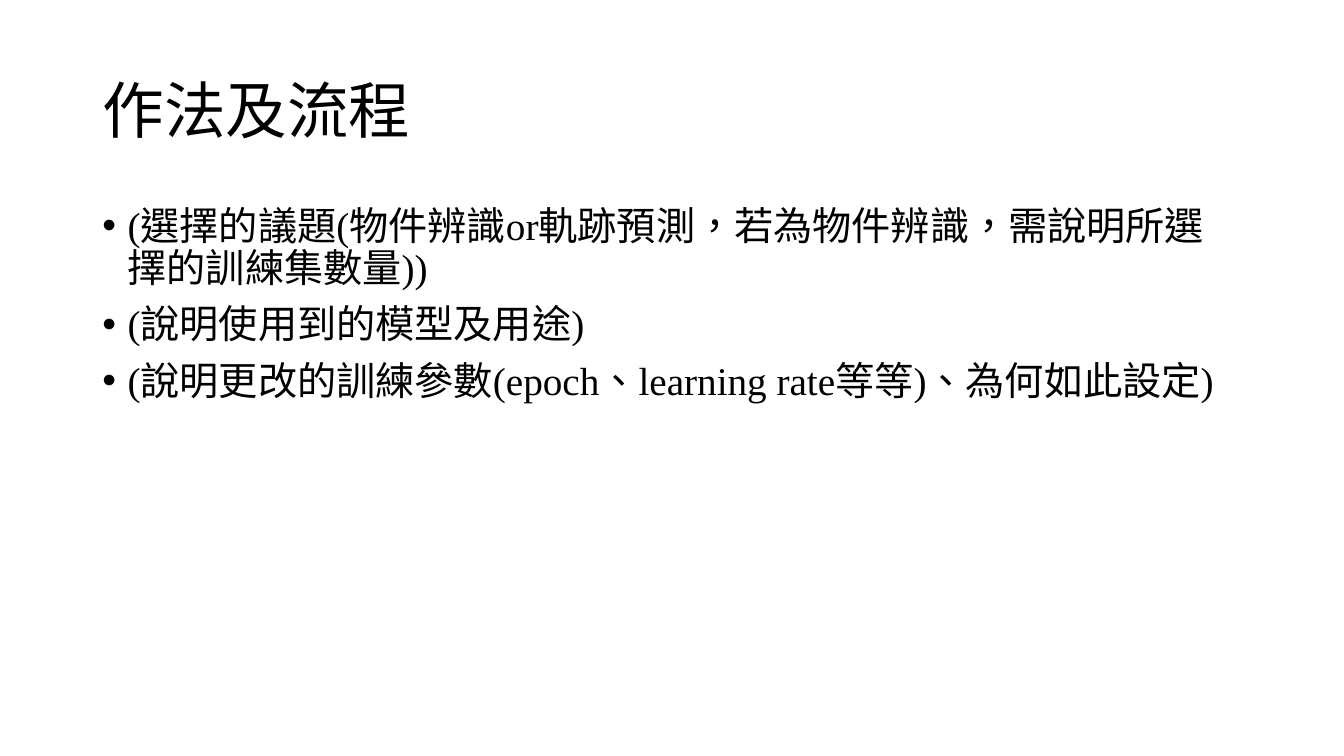
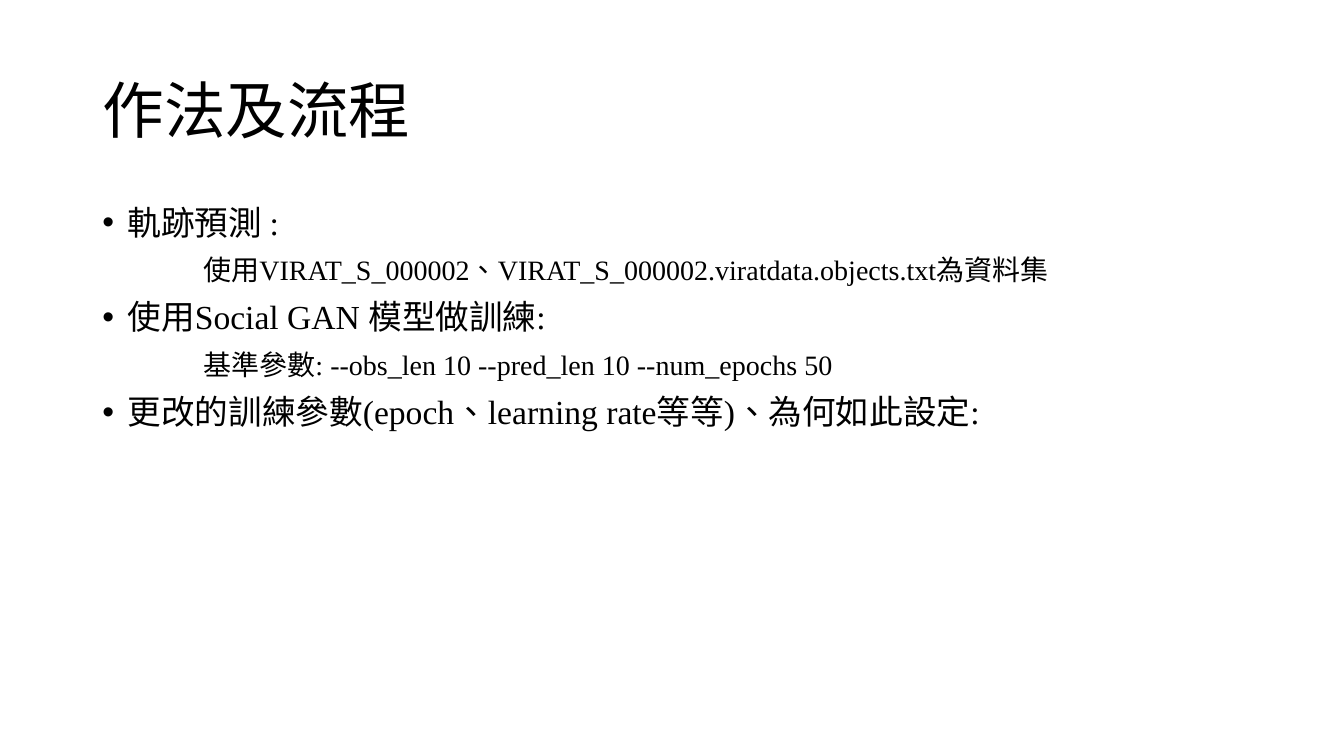
Before and after one commit to lohsuan/Multimedia-Tech, a slide deck: slide 2 of 期末專案_第三組_小組報告/期末專案_第三組_小組報告.pptx. Drawn at 1344x756 pixels with LibreOffice and Linux fonts; fonts in the diff are those of the drawing; background and template pictures are left out. Boxes give left, top, right and bottom in pixels: in the first picture for what was removed or moved away, otherwise in the second. Text is boxed around its words. In the diff, an @@ line names an element or a change of style, - is before the commit and + after.

Commit message:
ppt

```diff
--- a/期末專案_第三組_小組報告/期末專案_第三組_小組報告.pptx
+++ b/期末專案_第三組_小組報告/期末專案_第三組_小組報告.pptx
@@ text at bbox=[128, 206, 1048, 432]: text changed; size 28 to 20 pt @@
-• (選擇的議題(物件辨識or軌跡預測，若為物件辨識，需說明所選擇的訓練集數量))
-• (說明使用到的模型及用途)
-• (說明更改的訓練參數(epoch、learning rate等等)、為何如此設定)
+• 軌跡預測 :
+使用VIRAT_S_000002、VIRAT_S_000002.viratdata.objects.txt為資料集
+• 使用Social GAN 模型做訓練:
+基準參數: --obs_len 10 --pred_len 10 --num_epochs 50
+• 更改的訓練參數(epoch、learning rate等等)、為何如此設定:
```
Also in this commit, not shown: 3 other slides changed.
